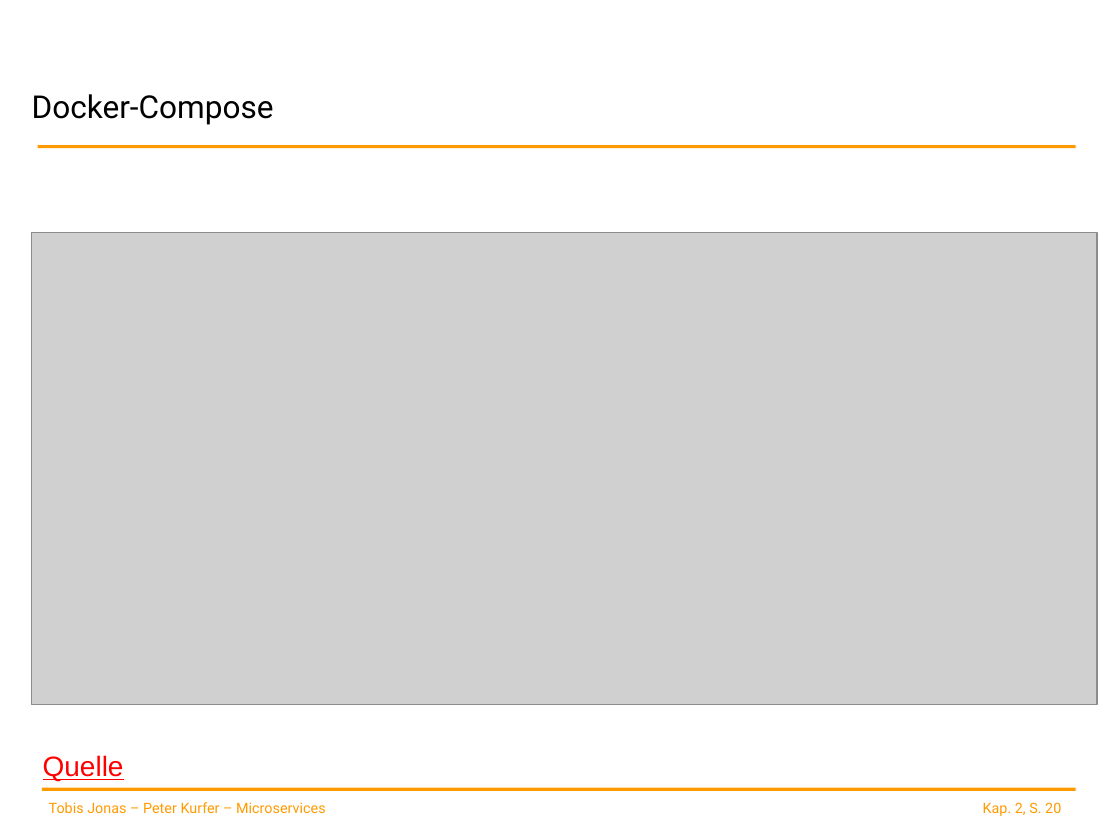
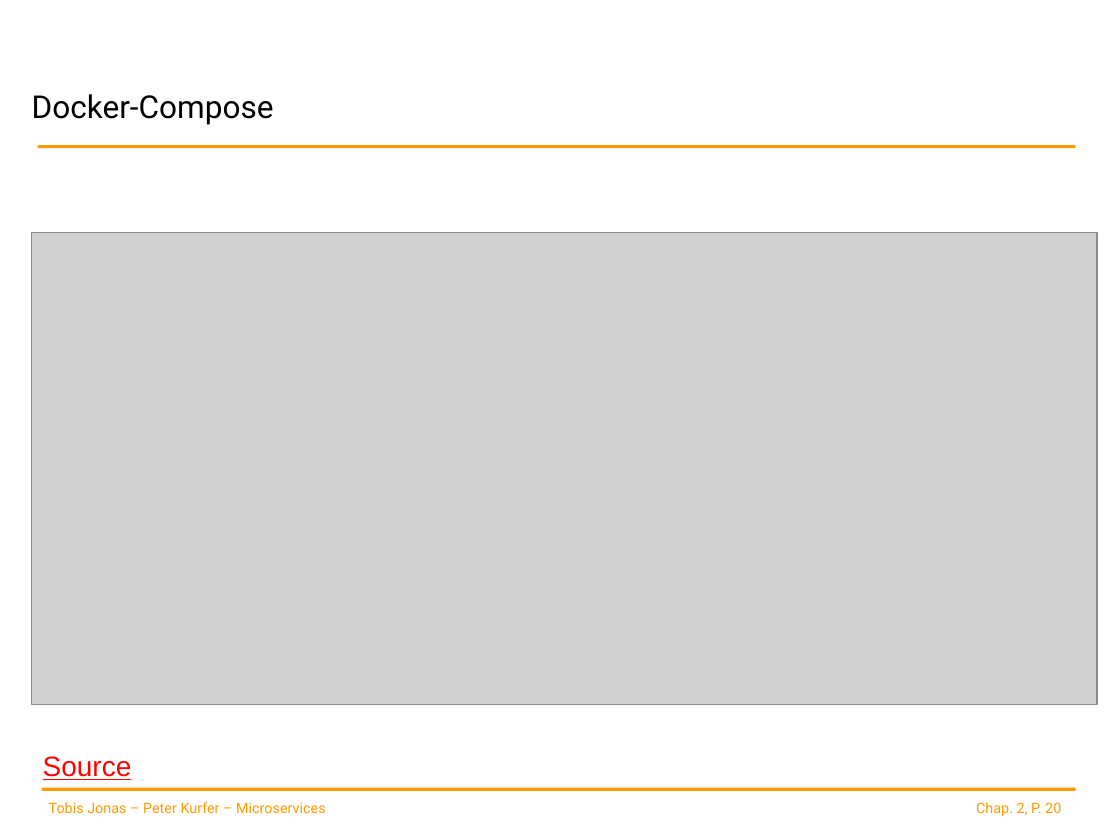
Before and after one commit to spoeck/Lectures, a slide deck: slide 20 of 02-Container-and-Provisioning/ContainerProvisioning.pptx. Drawn at 1120x840 pixels with LibreOffice and Linux fonts; fonts in the diff are those of the drawing; grey boxes stand for pictures; background and template pictures are left out. Boxes give left, top, right and bottom in pixels: in the first picture for what was removed or moved away, otherwise in the second. Text is boxed around its words. In the diff, an @@ line names an element or a change of style, - is before the commit and + after.

```diff
--- a/02-Container-and-Provisioning/ContainerProvisioning.pptx
+++ b/02-Container-and-Provisioning/ContainerProvisioning.pptx
@@ text at (43,756,132,780): text changed @@
-Quelle
+Source
@@ text at (976,802,1061,816): text changed @@
-Kap. 2, S. 20
+Chap. 2, P. 20
```
Also in this commit, not shown: 21 other slides changed, 1 other file.
